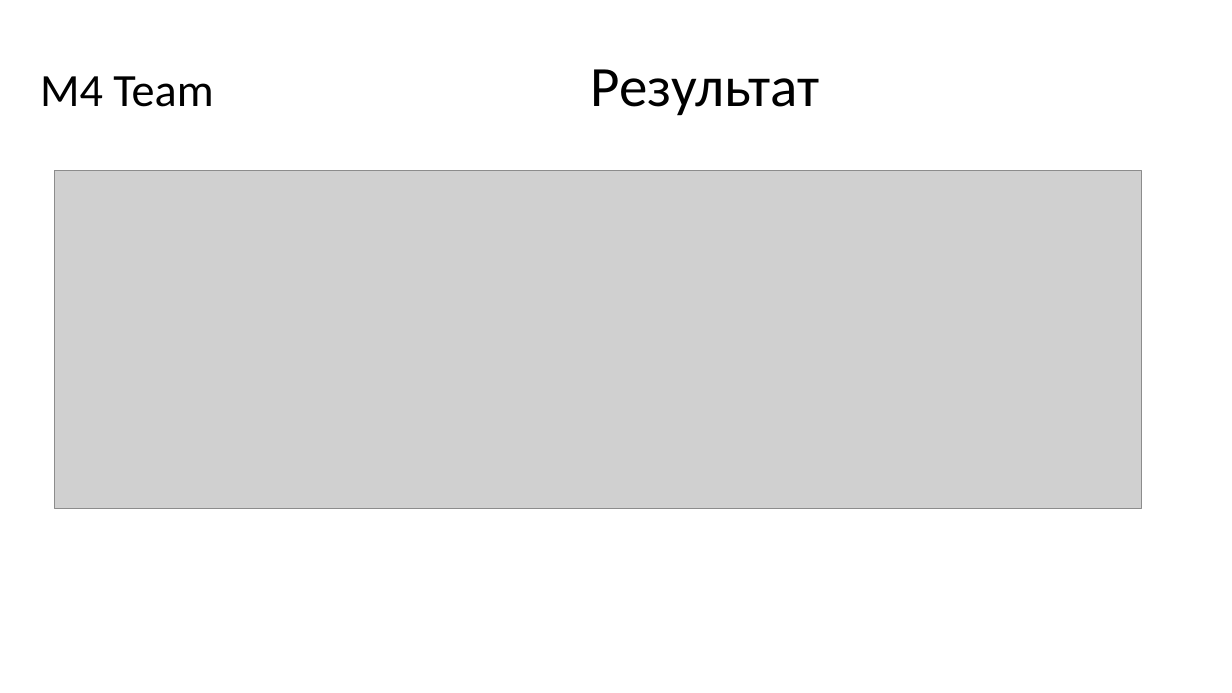
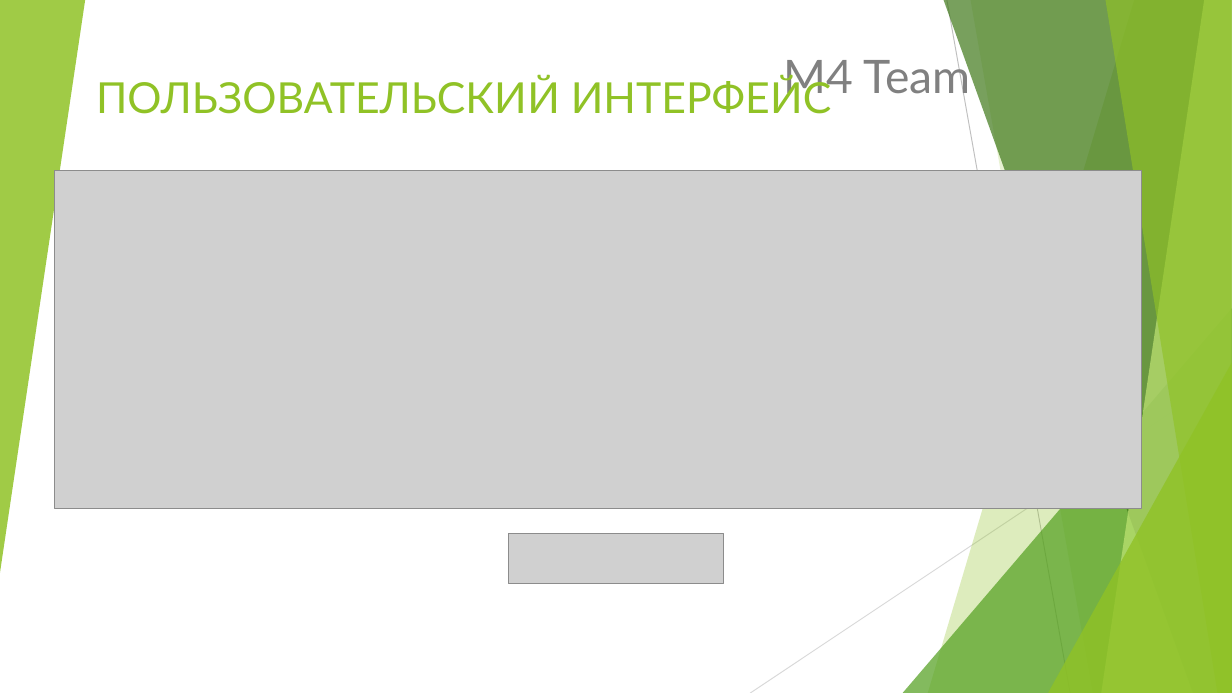
Before and after one commit to MikhailDemin/pet_projects, a slide deck: slide 9 of M4_Team_case_solution/result/M4_Team_final.pptx. Drawn at 1232x693 pixels with LibreOffice and Linux fonts; fonts in the diff are those of the drawing; grey boxes stand for pictures. Boxes give left, top, right and bottom in pixels: in the first picture for what was removed or moved away, otherwise in the second. Text is boxed around its words. In the diff, an @@ line names an element or a change of style, - is before the commit and + after.

```diff
--- a/M4_Team_case_solution/result/M4_Team_final.pptx
+++ b/M4_Team_case_solution/result/M4_Team_final.pptx
@@ group added at (0,0,1232,693): 5 freeform shapes, 3 triangles, 2 lines @@
@@ subtitle "M4 Team": place and size @@
-subtitle "M4 Team" at (40,76,213,107)
+subtitle "M4 Team" at (784,53,971,102)
@@ subtitle "M4 Team" at (784,53,971,102): font Calibri to Lato, text colour #000000 to #808080; line spacing 0.8 to 1 @@
@@ text at (96,77,832,114): text changed; size 44.4 to 33.3 pt; font Calibri to Lato; text colour #000000 to #90C226 @@
-Результат
+ПОЛЬЗОВАТЕЛЬСКИЙ ИНТЕРФЕЙС
@@ picture added at (508,533,724,583) @@
```
Also in this commit, not shown: 8 other slides changed, 1 slide added, 1 other file.
